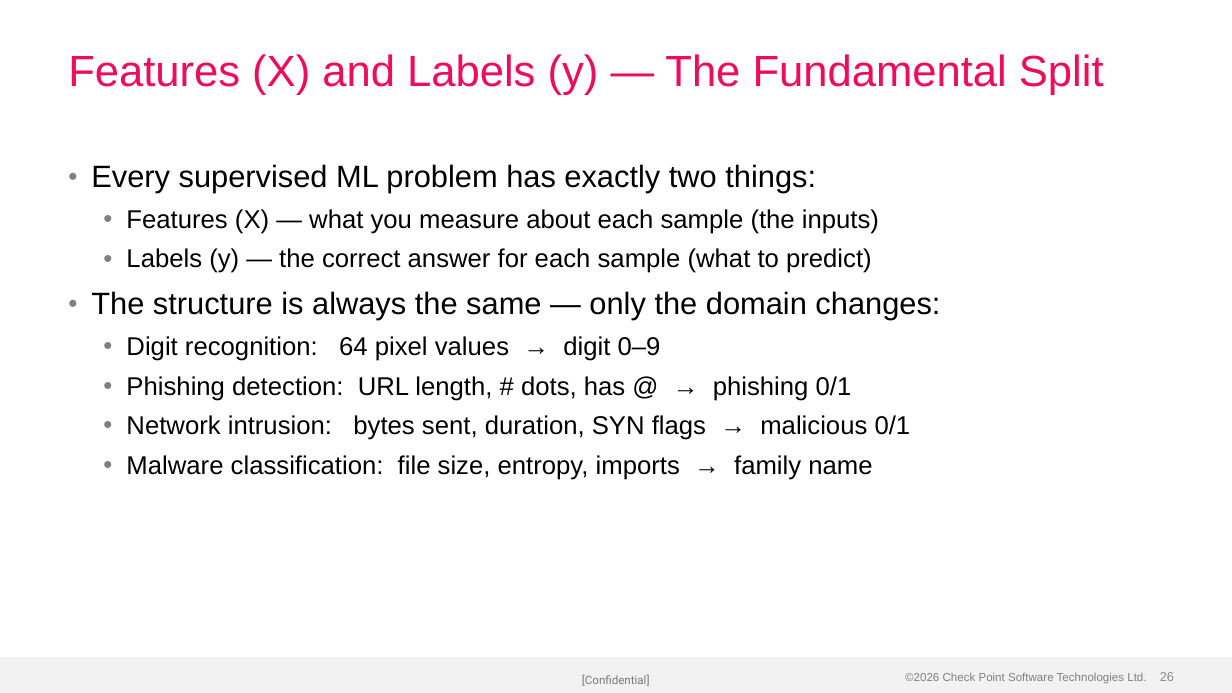
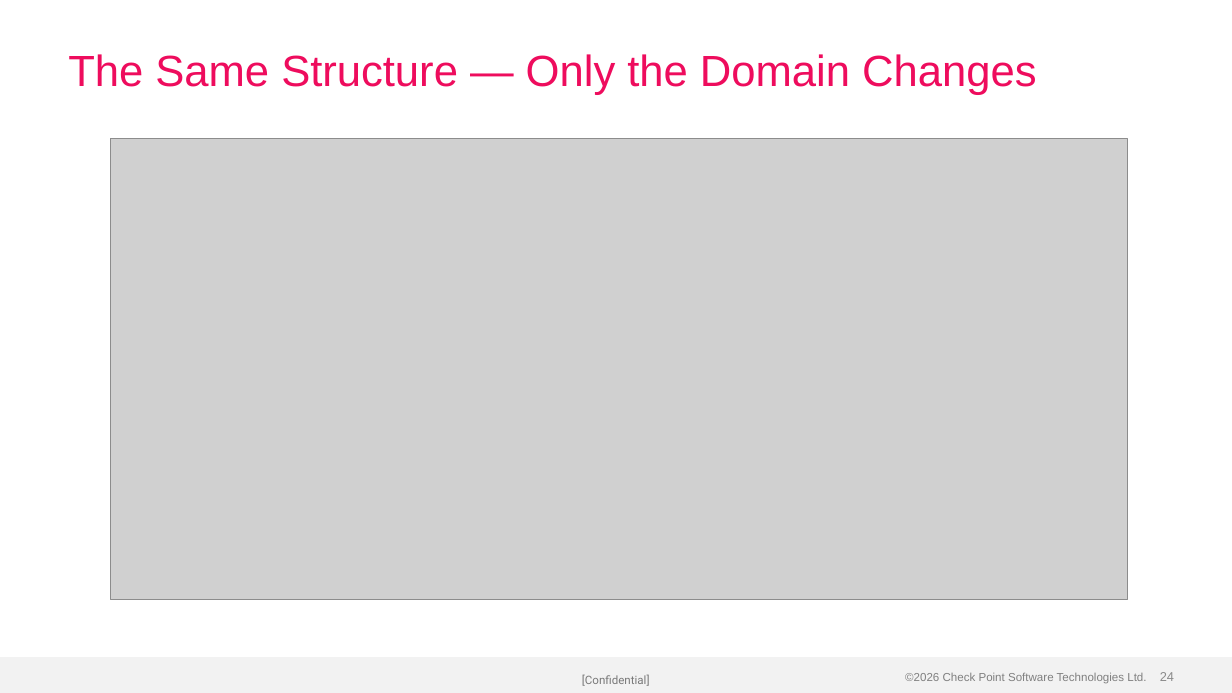
Before and after one commit to alshawwaf/ai-basic-training, a slide deck: slide 24 of stage1_classic_ml/01_what_is_ml/Lecture-1-What-is-ML.pptx (slide 26 before the commit). Drawn at 1232x693 pixels with LibreOffice and Linux fonts; fonts in the diff are those of the drawing; grey boxes stand for pictures; background and template pictures are left out. Boxes give left, top, right and bottom in pixels: in the first picture for what was removed or moved away, otherwise in the second. Text is boxed around its words. In the diff, an @@ line names an element or a change of style, - is before the commit and + after.

Commit message:
Rebuild Lecture-1 with charts, diagrams, and visual layouts
12 embedded images: training loop diagram, loss curve chart, class
imbalance comparison, ML workflow flowchart, train/test split visual,
digit grid, pixel number grid, average prototypes, three ML types cards,
features-vs-labels table, EDA checklist, Python tools cards. Uses 2-Column,
Bullets+Pull Quote, and Title Only layouts alongside standard bullets.

```diff
--- a/stage1_classic_ml/01_what_is_ml/Lecture-1-What-is-ML.pptx
+++ b/stage1_classic_ml/01_what_is_ml/Lecture-1-What-is-ML.pptx
@@ title at (68, 54, 1036, 95): text changed @@
-Features (X) and Labels (y) — The Fundamental Split
+The Same Structure — Only the Domain Changes
@@ picture added at (111, 139, 1128, 600) @@
@@ text removed at (91, 164, 940, 480) @@
-• Every supervised ML problem has exactly two things:
-  • Features (X) — what you measure about each sample (the inputs)
-  • Labels (y) — the correct answer for each sample (what to predict)
-• The structure is always the same — only the domain changes:
-  • Digit recognition: 64 pixel values → digit 0–9
-  • Phishing detection: URL length, # dots, has @ → phishing 0/1
-  • Network intrusion: bytes sent, duration, SYN flags → malicious 0/1
-  • Malware classification: file size, entropy, imports → family name
@@ page number at (1160, 672, 1174, 681): text changed @@
-26
+24
```
Also in this commit, not shown: 10 other slides changed, 10 slides added, 14 slides removed.
